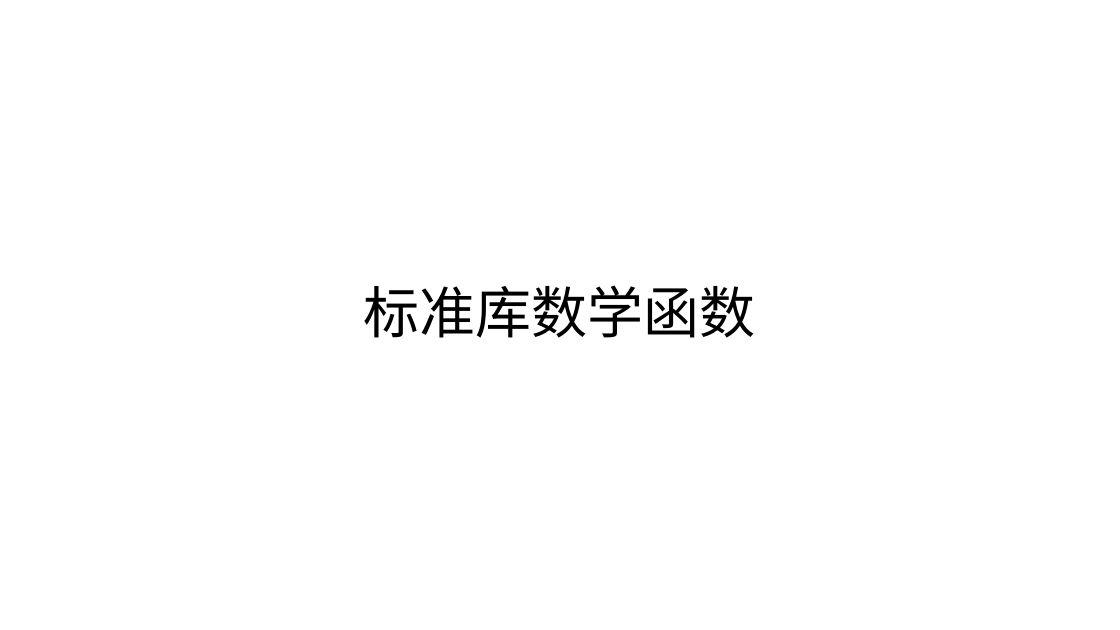
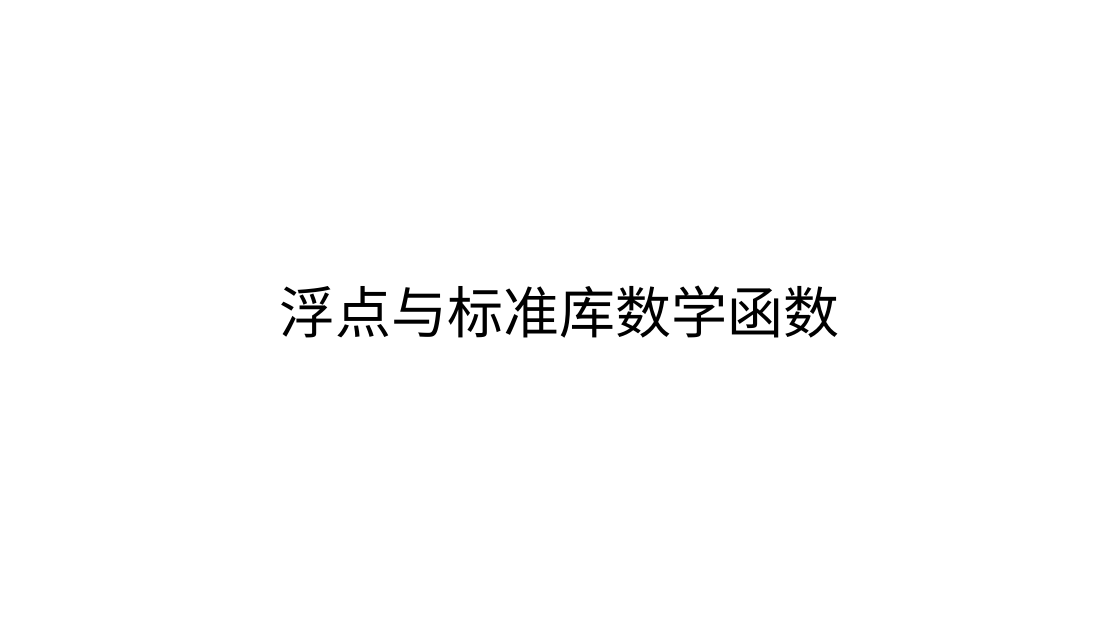
Before and after one commit to parallel101/course, a slide deck: slide 29 of 12/slides.pptx (slide 27 before the commit). Drawn at 1120x630 pixels with LibreOffice and Linux fonts; fonts in the diff are those of the drawing. Boxes give left, top, right and bottom in pixels: in the first picture for what was removed or moved away, otherwise in the second. Text is boxed around its words. In the diff, an @@ line names an element or a change of style, - is before the commit and + after.

```diff
--- a/12/slides.pptx
+++ b/12/slides.pptx
@@ title at (x1=280, y1=285, x2=840, y2=338): text changed @@
-标准库数学函数
+浮点与标准库数学函数
```
Also in this commit, not shown: 1 other slide changed, 6 slides added, 12 other files.
